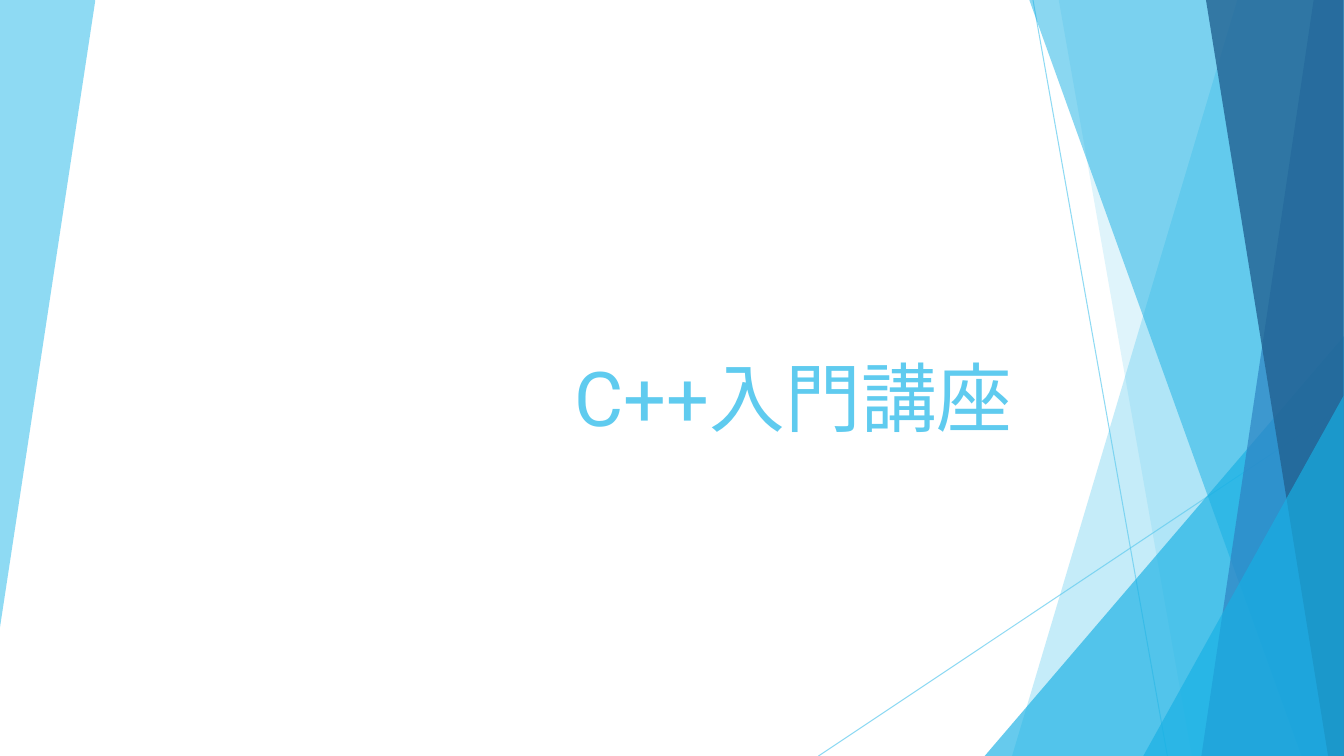
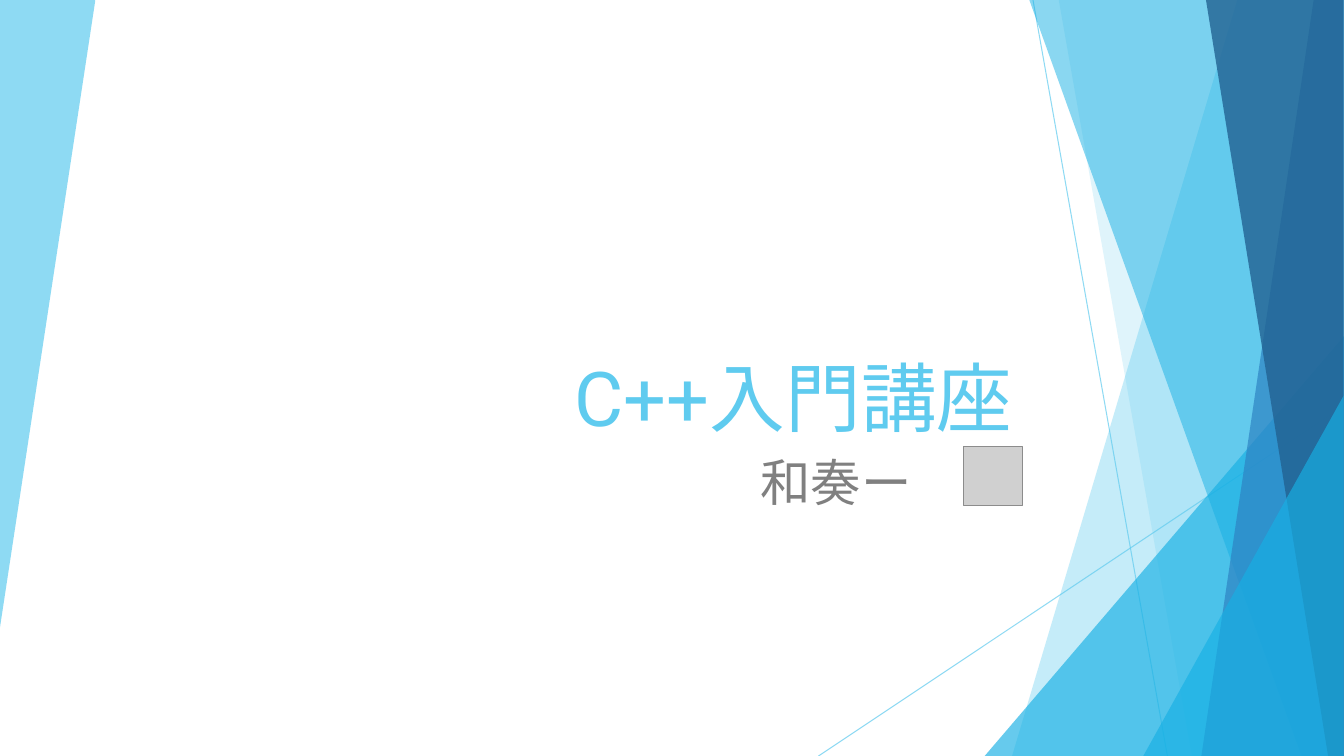
Before and after one commit to kanade2001/C------, a slide deck: slide 1 of 第1回/C++入門講座-1.pptx. Drawn at 1344x756 pixels with LibreOffice and Linux fonts; fonts in the diff are those of the drawing; grey boxes stand for pictures. Boxes give left, top, right and bottom in pixels: in the first picture for what was removed or moved away, otherwise in the second. Text is boxed around its words. In the diff, an @@ line names an element or a change of style, - is before the commit and + after.

```diff
--- a/第1回/C++入門講座-1.pptx
+++ b/第1回/C++入門講座-1.pptx
@@ picture added at bbox=[964, 447, 1022, 505] @@
@@ subtitle added at bbox=[760, 459, 911, 505], 36 pt, text #808080 @@
+和奏ー
```
Also in this commit, not shown: 1 slide removed.
